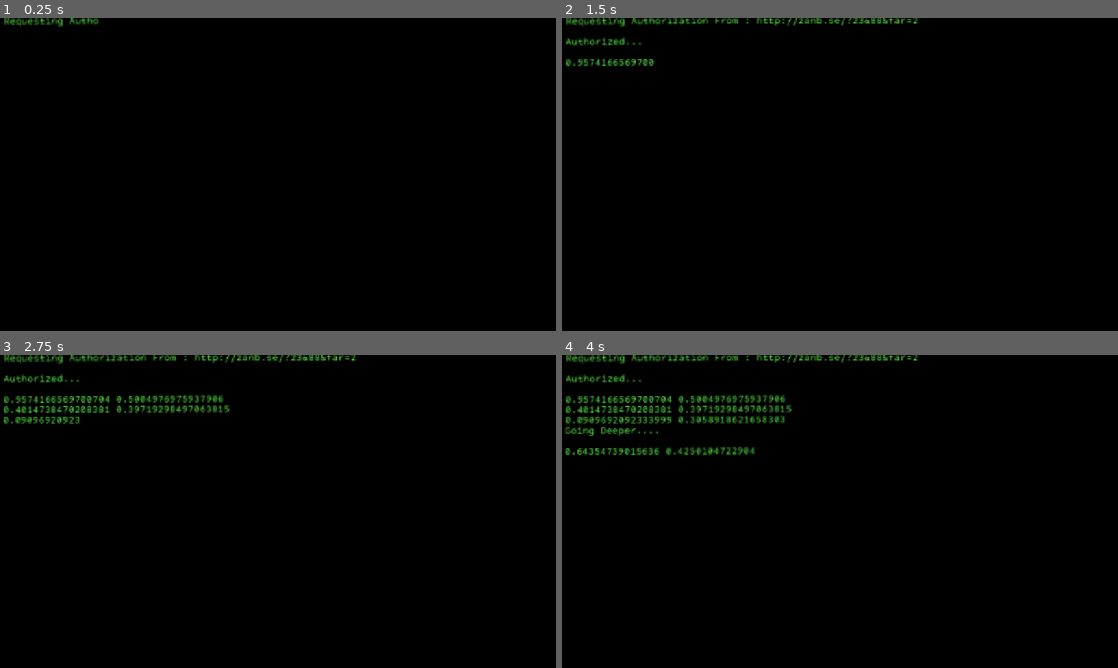
Above: before the commit, frames 1-4 (two rows, left to right).
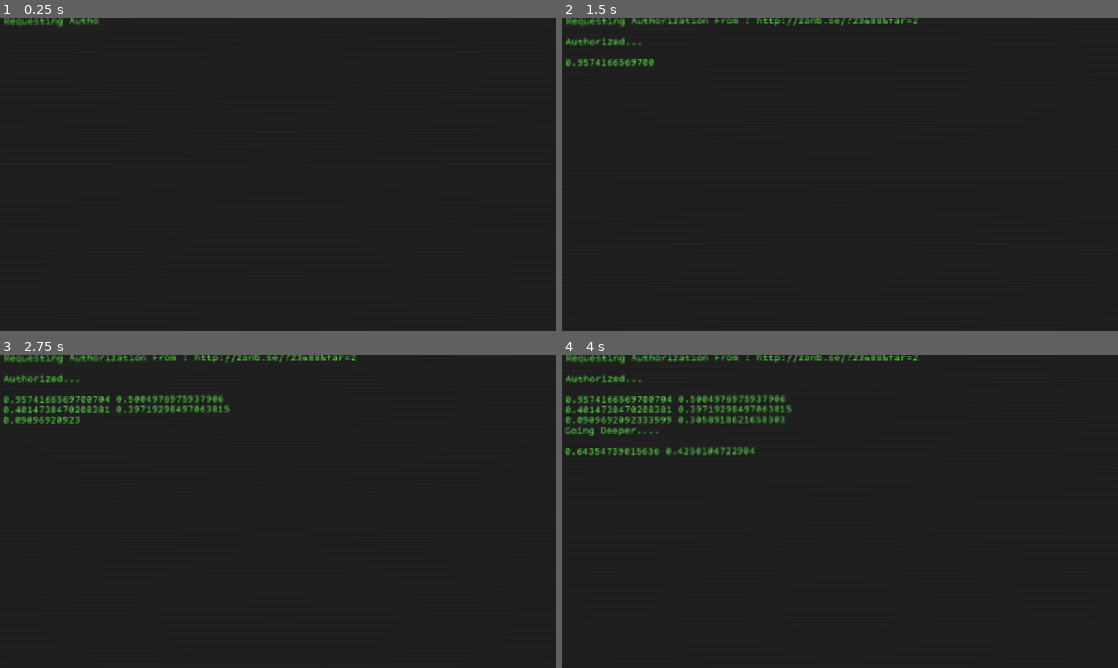
Above: after the commit, the same moments.

Repository: IgniFyris/Surveilled
Game: Godot game, scene res://Scenes/HackScreen.tscn
Two runs of this game, one before a commit and one after it. Both use one fixed random seed, a clock stepped at 60 frames per second and the inputs below. This scene is started directly instead of the project's main scene.
Inputs (mouse positions are in pixels of both pictures, inside the frame that each line leads up to):
- Up to frame 1 (0.25 s): no input
- Up to frame 2 (1.5 s): tap Enter (TutStart) at 0.5 s; move the mouse to (962, 158) at 0.52 s; hold Enter (TutStart) 0.53-1.28 s; click (962, 158) at 0.8 s; move the mouse to (728, 190) at 1.27 s; click (728, 190) at 1.35 s
- Up to frame 3 (2.75 s): tap Enter (TutStart) at 1.55 s; move the mouse to (333, 442) at 2.02 s; hold Enter (TutStart) from 2.03 s (still down); click (333, 442) at 2.3 s
- Up to frame 4 (4 s): move the mouse to (812, 574) at 2.77 s; release Enter (TutStart) at 2.78 s; click (812, 574) at 2.85 s; tap Enter (TutStart) at 3.05 s; move the mouse to (1006, 558) at 3.52 s; hold Enter (TutStart) from 3.53 s (still down); click (1006, 558) at 3.8 s

The runs differ from the first frame. In frame 1, 100% of the frame differs, in the area x 0-100%, y 0-100%; in frame 2, 99%; in frame 3, 99%; in frame 4, 98%.

Commit message:
feat: add particle system to mouse

Diff:
--- a/Scenes/HackScreen.tscn
+++ b/Scenes/HackScreen.tscn
@@ -1,6 +1,6 @@
 [gd_scene format=3 uid="uid://duhtkoemv8ov0"]
 
-[ext_resource type="Script" uid="uid://d1lfvr5xq3ps0" path="res://Scripts/tutorial.gd" id="1_wduq8"]
+[ext_resource type="Script" uid="uid://d1lfvr5xq3ps0" path="res://Scripts/hack_screen.gd" id="1_wduq8"]
 [ext_resource type="FontFile" uid="uid://ptm1ayrjl0g4" path="res://Assets/Fonts/Courier Prime Code.ttf" id="2_uo1fs"]
 [ext_resource type="FontFile" uid="uid://dbvj2nfatqdix" path="res://Assets/Fonts/Courier Prime Code Italic.ttf" id="3_7bloo"]
 [ext_resource type="Material" uid="uid://cxr7ihe8nn4hv" path="res://addons/crt_shader/ShaderScreen.material" id="4_mbjem"]
@@ -31,4 +31,12 @@
 offset_bottom = 738.0
 color = Color(0.49268818, 0.24788651, 0.548003, 1)
 
+[node name="ColorRect" type="ColorRect" parent="." unique_id=1250072003]
+z_index = -1
+offset_left = -53.0
+offset_top = -22.0
+offset_right = 1414.0
+offset_bottom = 769.0
+color = Color(0.12591085, 0.12591085, 0.12591082, 1)
+
 [connection signal="hack_finished" from="." to="." method="_on_hack_finished"]
--- a/Scenes/Tutorial.tscn
+++ b/Scenes/Tutorial.tscn
@@ -1,9 +1,10 @@
 [gd_scene format=3 uid="uid://tfrbmimnvxvf"]
 
 [ext_resource type="Material" uid="uid://cxr7ihe8nn4hv" path="res://addons/crt_shader/ShaderScreen.material" id="1_2o727"]
-[ext_resource type="Texture2D" uid="uid://citu6cqexo255" path="res://Assets/Starting Menu/StartingMenuComp.png" id="1_wduq8"]
+[ext_resource type="Script" uid="uid://dwfoklisiuums" path="res://Scripts/tutorial.gd" id="1_uo1fs"]
 
 [node name="Tutorial" type="Node2D" unique_id=1989447986]
+script = ExtResource("1_uo1fs")
 
 [node name="Shader" type="ColorRect" parent="." unique_id=1013975414]
 z_index = 50
@@ -14,7 +15,18 @@
 offset_bottom = 738.0
 color = Color(0.49268818, 0.24788651, 0.548003, 1)
 
-[node name="StartingMenuComp" type="Sprite2D" parent="." unique_id=1597636357]
-position = Vector2(633, 354.99997)
-scale = Vector2(1.0055556, 1.0055556)
-texture = ExtResource("1_wduq8")
+[node name="MouseParticles" type="CPUParticles2D" parent="." unique_id=1080011297]
+position = Vector2(455, 226)
+amount = 11
+lifetime = 0.05
+speed_scale = 0.15
+randomness = 1.0
+emission_shape = 3
+emission_rect_extents = Vector2(13.395, 20)
+spread = 0.0
+gravity = Vector2(0, 0)
+scale_amount_min = 1.85
+scale_amount_max = 4.7
+color = Color(1, 0.6138314, 0.9847918, 1)
+hue_variation_min = 1.0
+hue_variation_max = 1.0
--- /dev/null
+++ b/Scenes/mouse_click_particles.tscn
@@ -0,0 +1,22 @@
+[gd_scene format=3 uid="uid://d3kcljcgixdmc"]
+
+[sub_resource type="Curve" id="Curve_rv0pd"]
+_data = [Vector2(0, 1), 0.0, 0.0, 0, 0, Vector2(0.5762712, 0.66975623), -0.8693157, 0.0, 0, 0, Vector2(1, 0), 0.0, 0.0, 0, 0]
+point_count = 3
+
+[node name="MouseClickParticles" type="CPUParticles2D" unique_id=1049428619]
+emitting = false
+amount = 24
+lifetime = 0.4
+one_shot = true
+explosiveness = 1.0
+randomness = 1.0
+emission_shape = 1
+emission_sphere_radius = 3.7
+spread = 180.0
+gravity = Vector2(0, 0)
+initial_velocity_min = 50.0
+initial_velocity_max = 179.45
+scale_amount_min = 4.0
+scale_amount_max = 4.0
+scale_amount_curve = SubResource("Curve_rv0pd")
--- /dev/null
+++ b/Scripts/hack_screen.gd
@@ -0,0 +1,62 @@
+extends Node2D
+
+signal hack_finished
+
+@onready var comp_screen: RichTextLabel = $CompScreen
+const TUTORIAL = preload("uid://tfrbmimnvxvf")
+
+var text = "Requesting Authorization From : http://zanb.se/?23&88&far=2
+
+Authorized...
+
+0.9574166569700704 0.5004976975937906
+0.4014738470208381 0.39719298497063815
+0.0909692092333999 0.3058918621658303
+Going Deeper....
+
+0.64354739015636 0.42501047229042455
+0.7868945382655759 0.22673864429495083
+0.5174748624808985
+Compression Complete.
+
+Requesting Authorization...
+
+Decryption Unsuccesful Attempting Retry...
+
+Calculating Space Requirements
+
+....Searching...
+
+Waiting for response...
+
+Calculating Space Requirements
+
+0.7375615272193784 0.9586763757320821
+0.4954214552326983 0.956265459160797
+0.7641205172189167 0.8145544037345976
+0.8105485452262626 0.519725615569094
+0.05145199586660476 0.6947467519382113
+
+Access Granted...
+
+Hit 'ENTER' to proceed..."
+
+func _input(event: InputEvent) -> void:
+	if Input.is_action_pressed("TutStart"):
+		get_tree().change_scene_to_packed(TUTORIAL)
+
+func _ready() -> void:
+	set_process_input(false)
+	comp_text_display(text, comp_screen, 0.01)
+
+func comp_text_display(comp_text : String, comp_text_container : RichTextLabel, speed : float):
+	var text_array = comp_text.rsplit()
+
+	for character in text_array:
+		comp_text_container.text = comp_screen.text + character
+		await get_tree().create_timer(speed).timeout
+
+	hack_finished.emit()
+
+func _on_hack_finished() -> void:
+	set_process_input(true)
--- a/Scripts/tutorial.gd
+++ b/Scripts/tutorial.gd
@@ -1,62 +1,20 @@
 extends Node2D
-
-signal hack_finished
-
-@onready var comp_screen: RichTextLabel = $CompScreen
-const TUTORIAL = preload("uid://tfrbmimnvxvf")
-
-var text = "Requesting Authorization From : http://zanb.se/?23&88&far=2
-
-Authorized...
-
-0.9574166569700704 0.5004976975937906
-0.4014738470208381 0.39719298497063815
-0.0909692092333999 0.3058918621658303
-Going Deeper....
-
-0.64354739015636 0.42501047229042455
-0.7868945382655759 0.22673864429495083
-0.5174748624808985
-Compression Complete.
-
-Requesting Authorization...
-
-Decryption Unsuccesful Attempting Retry...
-
-Calculating Space Requirements
-
-....Searching...
-
-Waiting for response...
-
-Calculating Space Requirements
-
-0.7375615272193784 0.9586763757320821
-0.4954214552326983 0.956265459160797
-0.7641205172189167 0.8145544037345976
-0.8105485452262626 0.519725615569094
-0.05145199586660476 0.6947467519382113
-
-Access Granted...
-
-Hit 'ENTER' to proceed..."
-
-func _input(event: InputEvent) -> void:
-	if Input.is_action_pressed("TutStart"):
-		get_tree().change_scene_to_packed(TUTORIAL)
+const MOUSE_CURSOR = preload("uid://dscwf62ehghyg")
+const MOUSE_CLICK_PARTICLES = preload("uid://d3kcljcgixdmc")
+@onready var mouse_particles: CPUParticles2D = $MouseParticles
 
 func _ready() -> void:
-	set_process_input(false)
-	comp_text_display(text, comp_screen, 0.01)
+	Input.set_custom_mouse_cursor(MOUSE_CURSOR, Input.CURSOR_ARROW, Vector2(26, 26))
 
-func comp_text_display(comp_text : String, comp_text_container : RichTextLabel, speed : float):
-	var text_array = comp_text.rsplit()
+func _process(_delta: float) -> void:
+	mouse_particles.position = get_global_mouse_position()
 
-	for character in text_array:
-		comp_text_container.text = comp_screen.text + character
-		await get_tree().create_timer(speed).timeout
-
-	hack_finished.emit()
-
-func _on_hack_finished() -> void:
-	set_process_input(true)
+func _input(_event: InputEvent) -> void:
+	if Input.is_action_just_pressed("Click"):
+		var clickParticles = MOUSE_CLICK_PARTICLES.instantiate()
+		clickParticles.global_position = get_global_mouse_position()
+		add_child(clickParticles)
+		clickParticles.restart()
+		print(get_global_mouse_position())
+		await clickParticles.finished
+		clickParticles.queue_free()
--- a/Shader/SimpleGodotCRTShader-master/ShaderTestScreen.tscn
+++ /dev/null
@@ -1,161 +0,0 @@
-[gd_scene load_steps=22 format=3 uid="uid://d3q6ao60jioly"]
-
-[ext_resource type="Texture2D" uid="uid://6qyj7vxdxs7h" path="res://samples/sample.png" id="1"]
-[ext_resource type="Texture2D" uid="uid://b7rrbl58e5lm6" path="res://addons/crt_shader/CRTFrame.png" id="3"]
-[ext_resource type="Texture2D" uid="uid://hbmkqqavbg6" path="res://character.png" id="4"]
-[ext_resource type="Script" path="res://Character.gd" id="5"]
-[ext_resource type="Script" path="res://addons/crt_shader/crt_screen.gd" id="5_ks51q"]
-[ext_resource type="Material" uid="uid://cxr7ihe8nn4hv" path="res://addons/crt_shader/ShaderScreen.material" id="6"]
-
-[sub_resource type="AtlasTexture" id="9"]
-atlas = ExtResource("4")
-region = Rect2(120, 0, 20, 24)
-
-[sub_resource type="AtlasTexture" id="10"]
-atlas = ExtResource("4")
-region = Rect2(140, 0, 20, 24)
-
-[sub_resource type="AtlasTexture" id="11"]
-atlas = ExtResource("4")
-region = Rect2(160, 0, 20, 24)
-
-[sub_resource type="AtlasTexture" id="12"]
-atlas = ExtResource("4")
-region = Rect2(180, 0, 20, 24)
-
-[sub_resource type="AtlasTexture" id="13"]
-atlas = ExtResource("4")
-region = Rect2(200, 0, 20, 24)
-
-[sub_resource type="AtlasTexture" id="14"]
-atlas = ExtResource("4")
-region = Rect2(220, 0, 20, 24)
-
-[sub_resource type="AtlasTexture" id="15"]
-atlas = ExtResource("4")
-region = Rect2(240, 0, 20, 24)
-
-[sub_resource type="AtlasTexture" id="16"]
-atlas = ExtResource("4")
-region = Rect2(260, 0, 20, 24)
-
-[sub_resource type="AtlasTexture" id="17"]
-atlas = ExtResource("4")
-region = Rect2(0, 0, 20, 24)
-
-[sub_resource type="AtlasTexture" id="18"]
-atlas = ExtResource("4")
-region = Rect2(20, 0, 20, 24)
-
-[sub_resource type="AtlasTexture" id="19"]
-atlas = ExtResource("4")
-region = Rect2(40, 0, 20, 24)
-
-[sub_resource type="AtlasTexture" id="20"]
-atlas = ExtResource("4")
-region = Rect2(60, 0, 20, 24)
-
-[sub_resource type="AtlasTexture" id="21"]
-atlas = ExtResource("4")
-region = Rect2(80, 0, 20, 24)
-
-[sub_resource type="AtlasTexture" id="22"]
-atlas = ExtResource("4")
-region = Rect2(100, 0, 20, 24)
-
-[sub_resource type="SpriteFrames" id="23"]
-animations = [{
-"frames": [{
-"duration": 1.0,
-"texture": SubResource("9")
-}, {
-"duration": 1.0,
-"texture": SubResource("10")
-}, {
-"duration": 1.0,
-"texture": SubResource("11")
-}, {
-"duration": 1.0,
-"texture": SubResource("12")
-}, {
-"duration": 1.0,
-"texture": SubResource("13")
-}, {
-"duration": 1.0,
-"texture": SubResource("14")
-}, {
-"duration": 1.0,
-"texture": SubResource("15")
-}, {
-"duration": 1.0,
-"texture": SubResource("16")
-}],
-"loop": true,
-"name": &"idle",
-"speed": 5.0
-}, {
-"frames": [{
-"duration": 1.0,
-"texture": SubResource("17")
-}, {
-"duration": 1.0,
-"texture": SubResource("18")
-}, {
-"duration": 1.0,
-"texture": SubResource("19")
-}, {
-"duration": 1.0,
-"texture": SubResource("20")
-}, {
-"duration": 1.0,
-"texture": SubResource("21")
-}, {
-"duration": 1.0,
-"texture": SubResource("22")
-}],
-"loop": true,
-"name": &"run",
-"speed": 5.0
-}]
-
-[node name="Control" type="Control"]
-layout_mode = 3
-anchors_preset = 15
-anchor_right = 1.0
-anchor_bottom = 1.0
-grow_horizontal = 2
-grow_vertical = 2
-
-[node name="Sprite2D" type="Sprite2D" parent="."]
-texture = ExtResource("1")
-centered = false
-
-[node name="Character" type="AnimatedSprite2D" parent="."]
-position = Vector2(95.038, 473.203)
-scale = Vector2(3.77667, 3.77667)
-sprite_frames = SubResource("23")
-animation = &"idle"
-frame_progress = 0.646237
-script = ExtResource("5")
-
-[node name="CRTScreen" type="ColorRect" parent="."]
-material = ExtResource("6")
-layout_mode = 1
-anchors_preset = 15
-anchor_right = 1.0
-anchor_bottom = 1.0
-grow_horizontal = 2
-grow_vertical = 2
-script = ExtResource("5_ks51q")
-
-[node name="CRTFrame" type="TextureRect" parent="."]
-layout_mode = 1
-anchors_preset = 15
-anchor_right = 1.0
-anchor_bottom = 1.0
-offset_right = 58.0
-offset_bottom = 212.0
-grow_horizontal = 2
-grow_vertical = 2
-scale = Vector2(0.946396, 0.738916)
-texture = ExtResource("3")
--- a/Shader/SimpleGodotCRTShader-master/project.godot
+++ /dev/null
@@ -1,33 +0,0 @@
-; Engine configuration file.
-; It's best edited using the editor UI and not directly,
-; since the parameters that go here are not all obvious.
-;
-; Format:
-;   [section] ; section goes between []
-;   param=value ; assign values to parameters
-
-config_version=5
-
-[animation]
-
-compatibility/default_parent_skeleton_in_mesh_instance_3d=true
-
-[application]
-
-config/name="CRTShader"
-run/main_scene="res://ShaderTestScreen.tscn"
-config/features=PackedStringArray("4.6")
-
-[display]
-
-window/size/viewport_width=1024
-window/size/viewport_height=600
-
-[editor_plugins]
-
-enabled=PackedStringArray("res://addons/crt_shader/plugin.cfg")
-
-[rendering]
-
-renderer/rendering_method="gl_compatibility"
-renderer/rendering_method.mobile="gl_compatibility"
--- a/project.godot
+++ b/project.godot
@@ -38,6 +38,11 @@
 "events": [Object(InputEventKey,"resource_local_to_scene":false,"resource_name":"","device":-1,"window_id":0,"alt_press …(195 unchanged characters)…
 ]
 }
+Click={
+"deadzone": 0.2,
+"events": [Object(InputEventMouseButton,"resource_local_to_scene":false,"resource_name":"","device":-1,"window_id":0,"alt_pressed":false,"shift_pressed":false,"ctrl_pressed":false,"meta_pressed":false,"button_mask":0,"position":Vector2(0, 0),"global_position":Vector2(0, 0),"factor":1.0,"button_index":1,"canceled":false,"pressed":false,"double_click":false,"script":null)
+]
+}
 
 [physics]
 
Binary file added: Assets/MouseCursor.png
Not shown, changed: Assets/MouseCursor.png.import
Not shown, added: Scripts/hack_screen.gd.uid
Not shown, changed: Scripts/tutorial.gd.uid
Binary file removed: Shader/SimpleGodotCRTShader-master/addons/crt_shader/CRTFrame.png
Not shown, removed: Shader/SimpleGodotCRTShader-master/addons/crt_shader/CRTShader.gdshader
Not shown, removed: Shader/SimpleGodotCRTShader-master/addons/crt_shader/CRTShader.gdshader.uid
Binary file removed: Shader/SimpleGodotCRTShader-master/addons/crt_shader/ShaderScreen.material
Not shown, removed: Shader/SimpleGodotCRTShader-master/addons/crt_shader/crt_screen.gd
Not shown, removed: Shader/SimpleGodotCRTShader-master/addons/crt_shader/crt_screen.gd.uid
Not shown, removed: Shader/SimpleGodotCRTShader-master/addons/crt_shader/crt_shader.gd
Not shown, removed: Shader/SimpleGodotCRTShader-master/addons/crt_shader/crt_shader.gd.uid
(and 9 more such lines)
